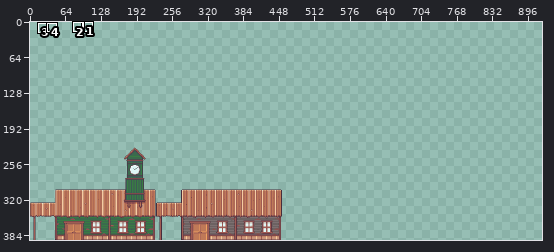
File history of a pixel-art file, public/ressources/ase/Town_Tileset.aseprite. The first picture is a wide view before the edit; the outline marks the close-up.
Close-up. The starting point:
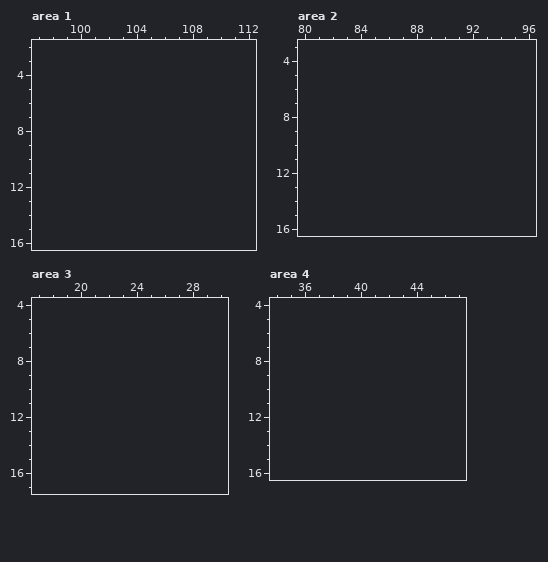
453x167 pixels, 1 frame. Shown: area 1: x 97..112, y 2..16; area 2: x 80..96, y 3..16; area 3: x 17..30, y 4..17; area 4: x 34..47, y 4..16. The old version is drawn lined up with the new one, on the new canvas. The commit also changed other parts of the picture, which this record leaves out.
The result:
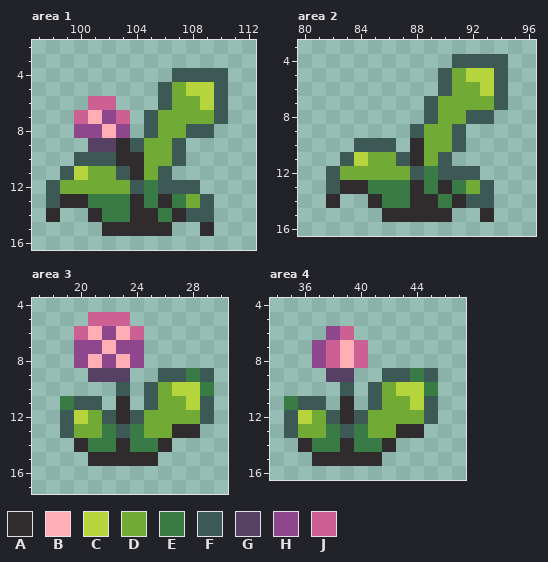
Palette (. is transparent): A #302c2e  B #ffaeb6  C #b6d53c  D #71aa34  E #397b44  F #3c5956  G #564064  H #8e478c  J #cd6093
The exact change:
canvas 453x167 -> 921x393, the old top-left corner now at 0,226
Changed rows in their new state; - is an unchanged pixel.
Area 1:
first column x 98:
 4 ---------FFFF
 5 --------FDCCF
 6 ---JJ---FDDCF
 7 --JBHJ-FDDDDF
 8 --HHBH-FDDFF-
 9 ---GGAFDDF---
10 --FFFAADDF---
11 -FCDDFADF----
12 FDDDDDFEFFF--
13 FAAEEEAEAEDF-
14 A--AEEAAEAFF-
15 ----AAAAA--A-
Area 2:
first column x 82:
 4 ---------FFFF
 5 --------FDCCF
 6 --------FDDCF
 7 -------FDDDDF
 8 -------FDDFF-
 9 ------FDDF---
10 --FFF-ADDF---
11 -FCDDFADF----
12 FDDDDDFEFFF--
13 FAAEEEAEAEDF-
14 A--AEEAAEAFF-
15 ----AAAAA--A-
Area 3:
first column x 19:
 5 --JJJ------
 6 -JBHBJ-----
 7 -HHBHH-----
 8 -HBHBH-----
 9 --GGG--FFEF
10 ----F-FDCCE
11 EFF-A-FDDCF
12 FCDFAFDDDDF
13 FDDEFEDDAA-
14 -AEEAEEA---
15 --AAAAA----
Area 4:
first column x 35:
 6 ---HJ------
 7 --HJBJ-----
 8 --HJBJ-----
 9 ---GG--FFEF
10 ----F-FDCCE
11 EFF-A-FDDCF
12 FCDFAFDDDDF
13 FDDEFEDDAA-
14 -AEEAEEA---
15 --AAAAA----
Changed places in both close-ups, as pixel boxes (x1, y1, x2, y2):
added: (46, 68, 228, 236)
added: (326, 54, 508, 222)
added: (60, 312, 214, 466)
added: (284, 326, 438, 466)
